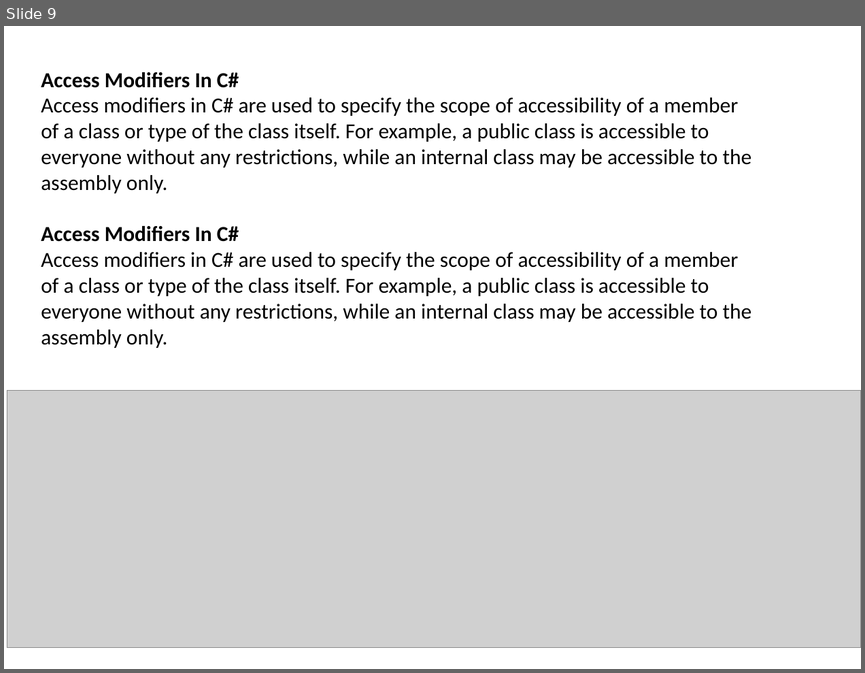
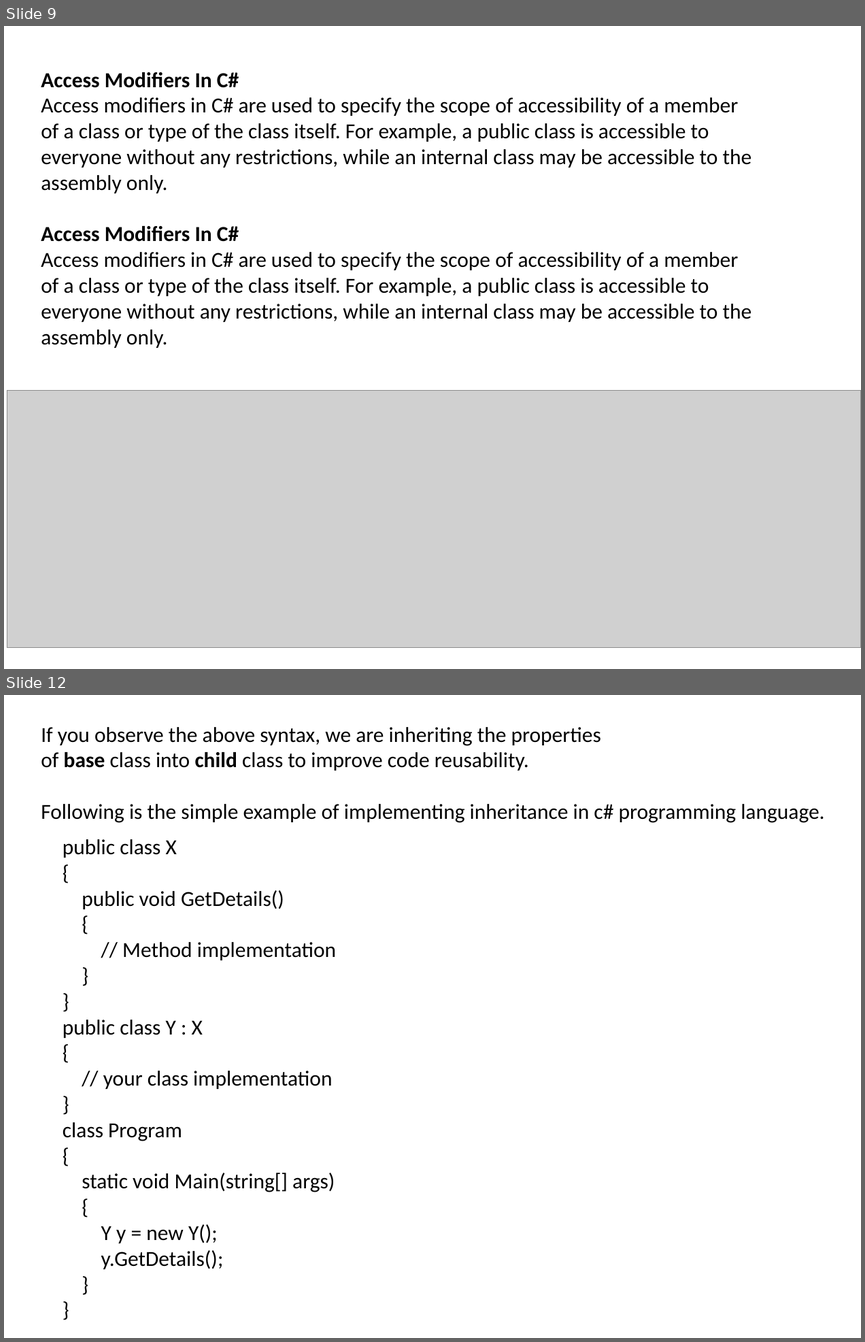
Before and after one commit to Patwaris/DotNetFullStack, a slide deck: Dotnet_framework.pptx. Shown one above the other, each under a label of ours: slide 9 before the commit, slides 9 and 12 after it; the slides between them are not shown. The pictures are 865x673 and 865x1342 pixels, drawn with LibreOffice and Linux fonts; fonts in the diff are those of the drawing; grey boxes stand for pictures. Boxes give left, top, right and bottom in pixels: in the first picture for what was removed or moved away, otherwise in the second. Text is boxed around its words. In the diff, an @@ line names an element or a change of style, - is before the commit and + after.

```diff
--- a/Dotnet_framework.pptx
+++ b/Dotnet_framework.pptx
@@ slide 12 added at <box>4,695,861,1338</box>, background #FFFFFF @@
@@ text added at <box>41,727,824,823</box>, 18 pt, text #000000 @@
+If you observe the above syntax, we are inheriting the properties of base class into child class to improve code reusability.
+Following is the simple example of implementing inheritance in c# programming language.
@@ text added at <box>62,839,336,1269</box>, 18 pt, text #000000 @@
+public class X
+{
+public void GetDetails()
+{
+// Method implementation
+}
+}
+public class Y : X
+{
+// your class implementation
+}
+class Program
+{
+static void Main(string[] args)
+{
+Y y = new Y();
+y.GetDetails();
+}
+}
```
Also in this commit, not shown: 2 other slides added, 7 other files.
